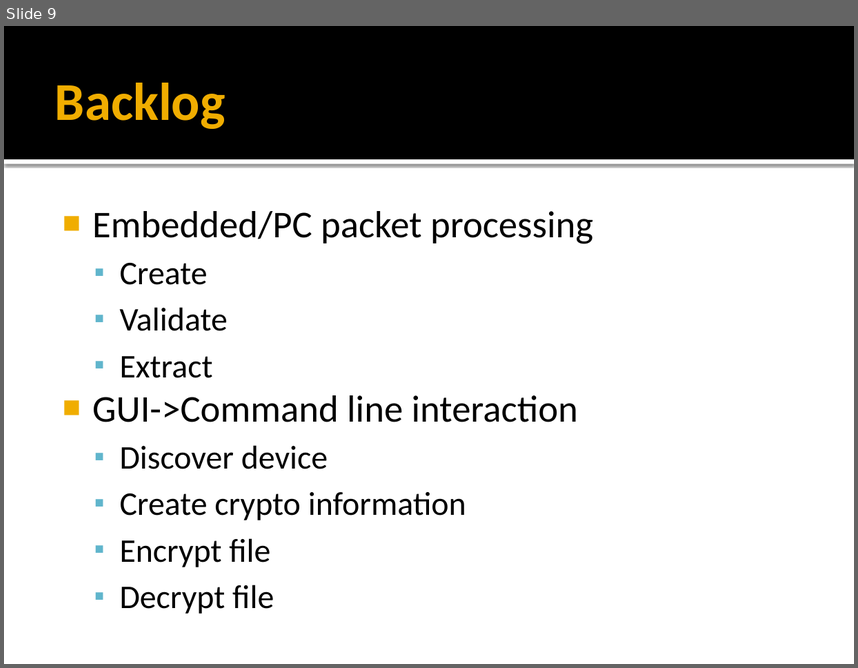
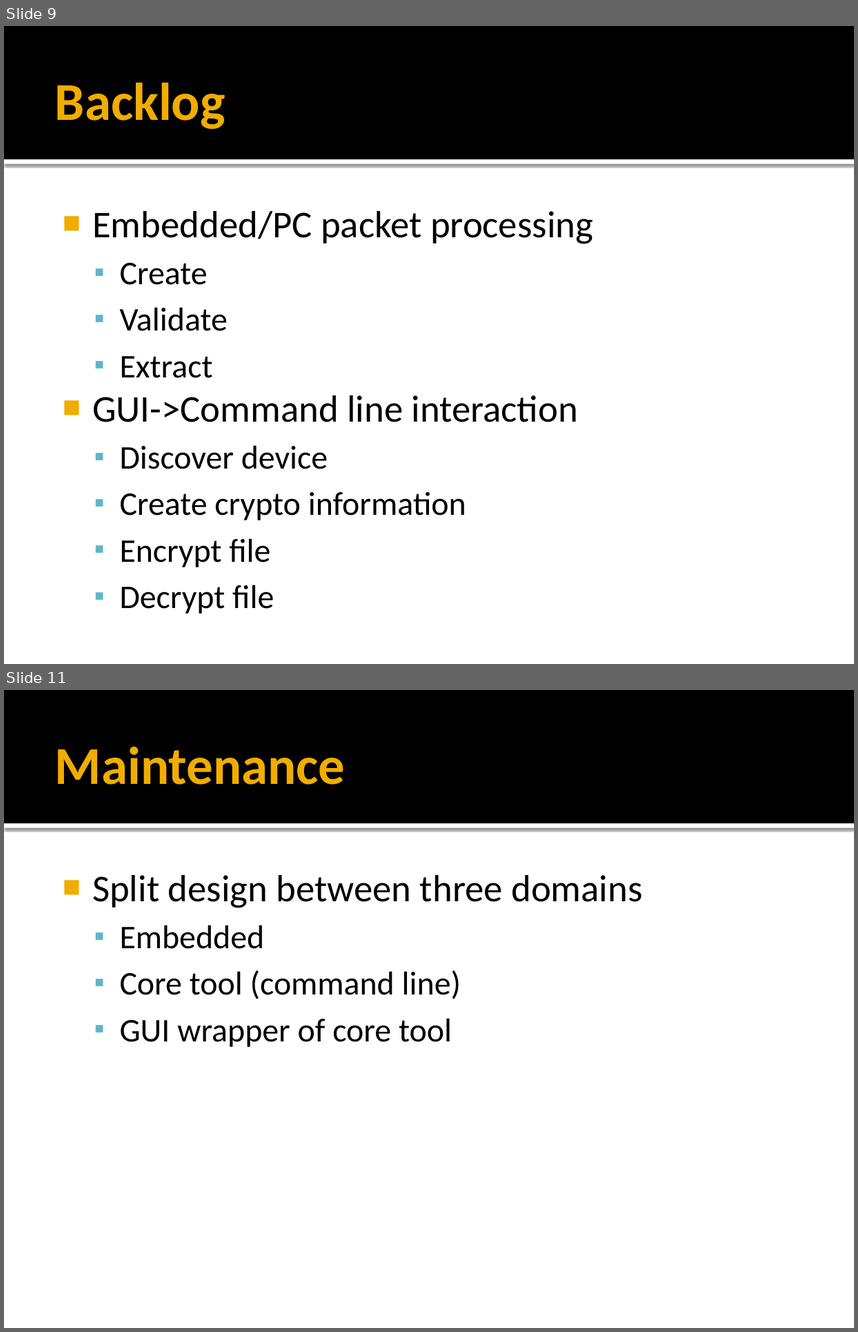
Before and after one commit to ChicoState/eggbeater, a slide deck: Presentation 10-21.pptx. Shown one above the other, each under a label of ours: slide 9 before the commit, slides 9 and 11 after it; the slides between them are not shown. The pictures are 858x668 and 858x1332 pixels, drawn with LibreOffice and Linux fonts; fonts in the diff are those of the drawing. Boxes give left, top, right and bottom in pixels: in the first picture for what was removed or moved away, otherwise in the second. Text is boxed around its words. In the diff, an @@ line names an element or a change of style, - is before the commit and + after.

```diff
--- a/Presentation 10-21.pptx
+++ b/Presentation 10-21.pptx
@@ slide 11 added at (x1=4, y1=690, x2=854, y2=1328), background #FFFFFF; not listed: 2 template elements that a slide beside it also shows @@
@@ title added at (x1=55, y1=747, x2=346, y2=785), 45 pt, text #F0AD00, bold @@
+Maintenance
@@ text added at (x1=92, y1=875, x2=642, y2=1047), 28 pt, text #000000 @@
+■ Split design between three domains
+  ▪ Embedded
+  ▪ Core tool (command line)
+  ▪ GUI wrapper of core tool
```
Also in this commit, not shown: 1 slide changed, 1 other slide added, 2 slides removed.
